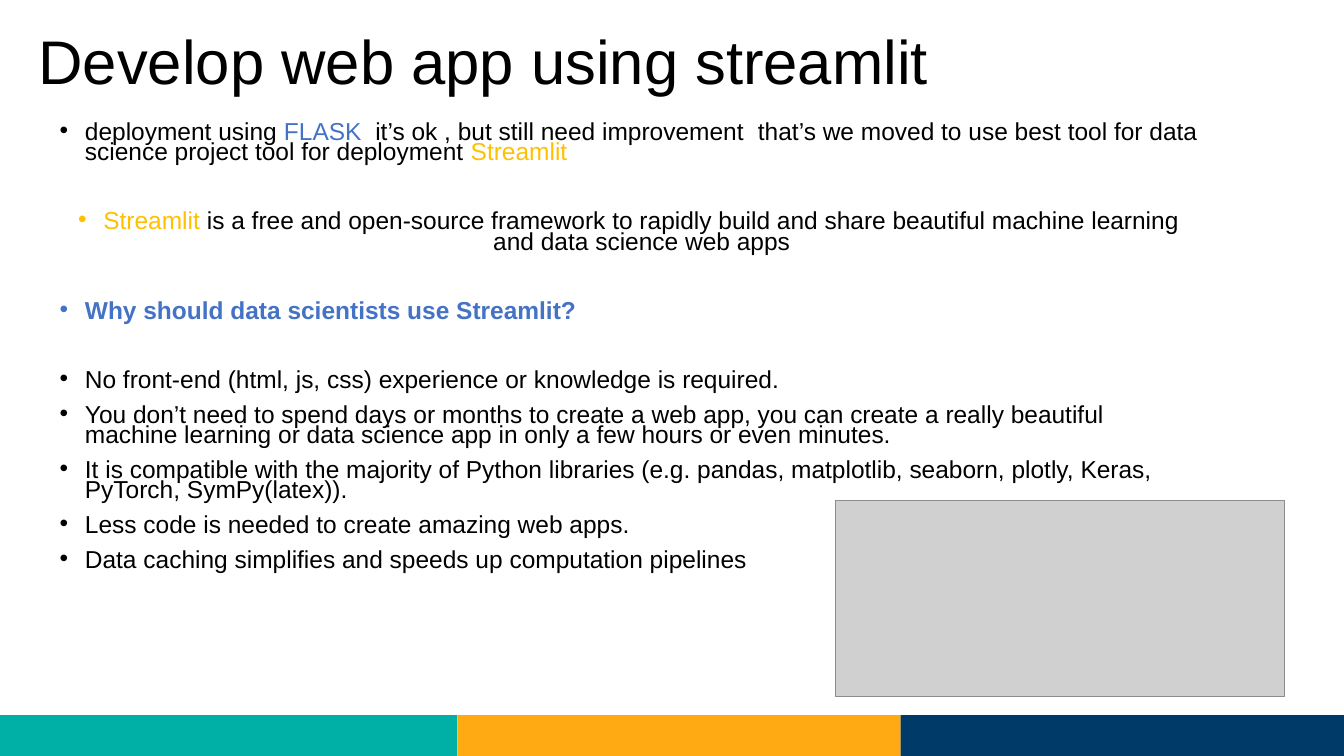
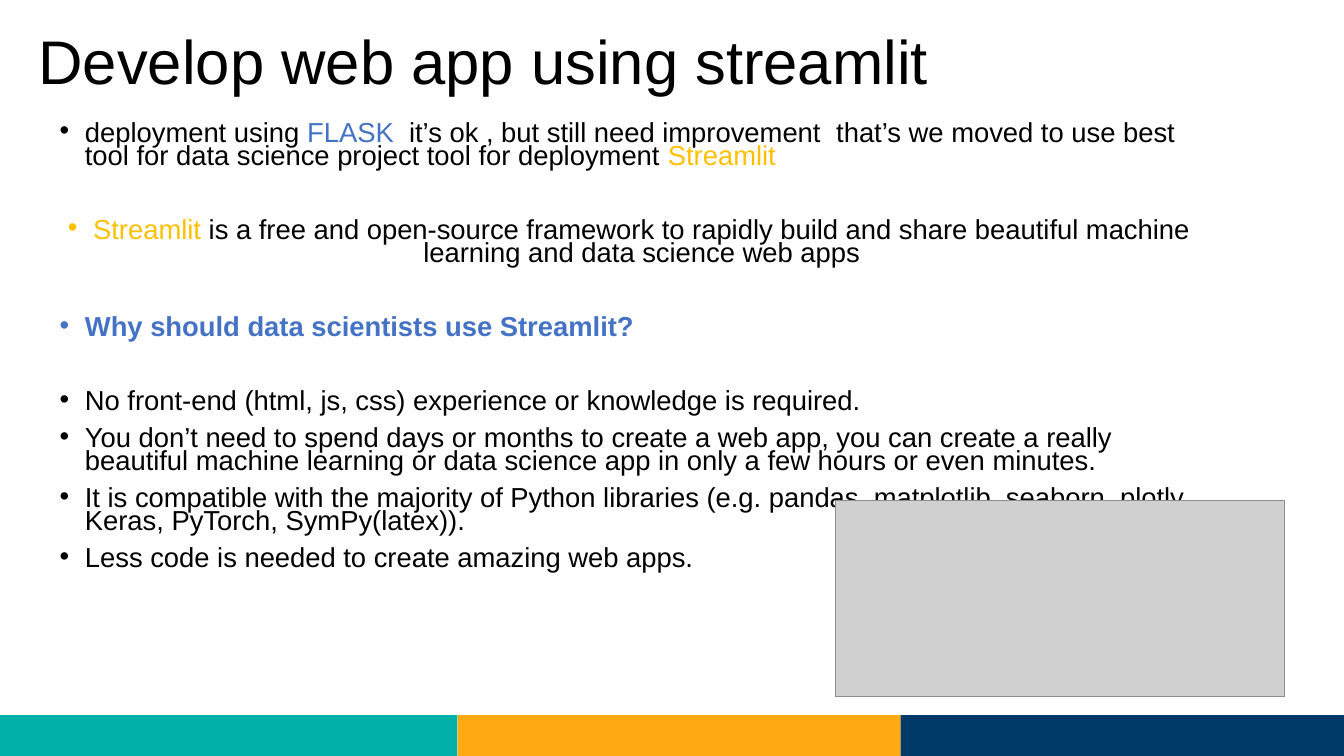
Before and after one commit to Nourshosharah/Chef_Recommendation_sys, a slide deck: slide 18 of Projects.pptx. Drawn at 1344x756 pixels with LibreOffice and Linux fonts; fonts in the diff are those of the drawing; grey boxes stand for pictures; background and template pictures are left out. Boxes give left, top, right and bottom in pixels: in the first picture for what was removed or moved away, otherwise in the second. Text is boxed around its words. In the diff, an @@ line names an element or a change of style, - is before the commit and + after.

```diff
--- a/Projects.pptx
+++ b/Projects.pptx
@@ text "deployment using FLASK it’s ok ..." at (x1=85, y1=122, x2=1189, y2=573): size 17.5 to 19.6 pt @@
@@ text at (x1=85, y1=550, x2=747, y2=573): paragraph removed @@
-• Data caching simplifies and speeds up computation pipelines
```
Also in this commit, not shown: 4 other slides changed.
